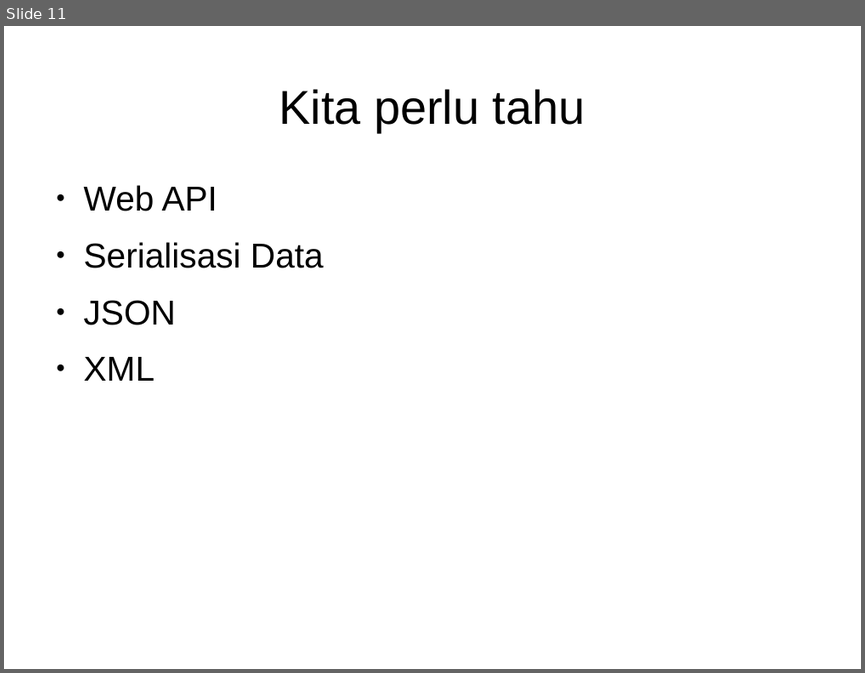
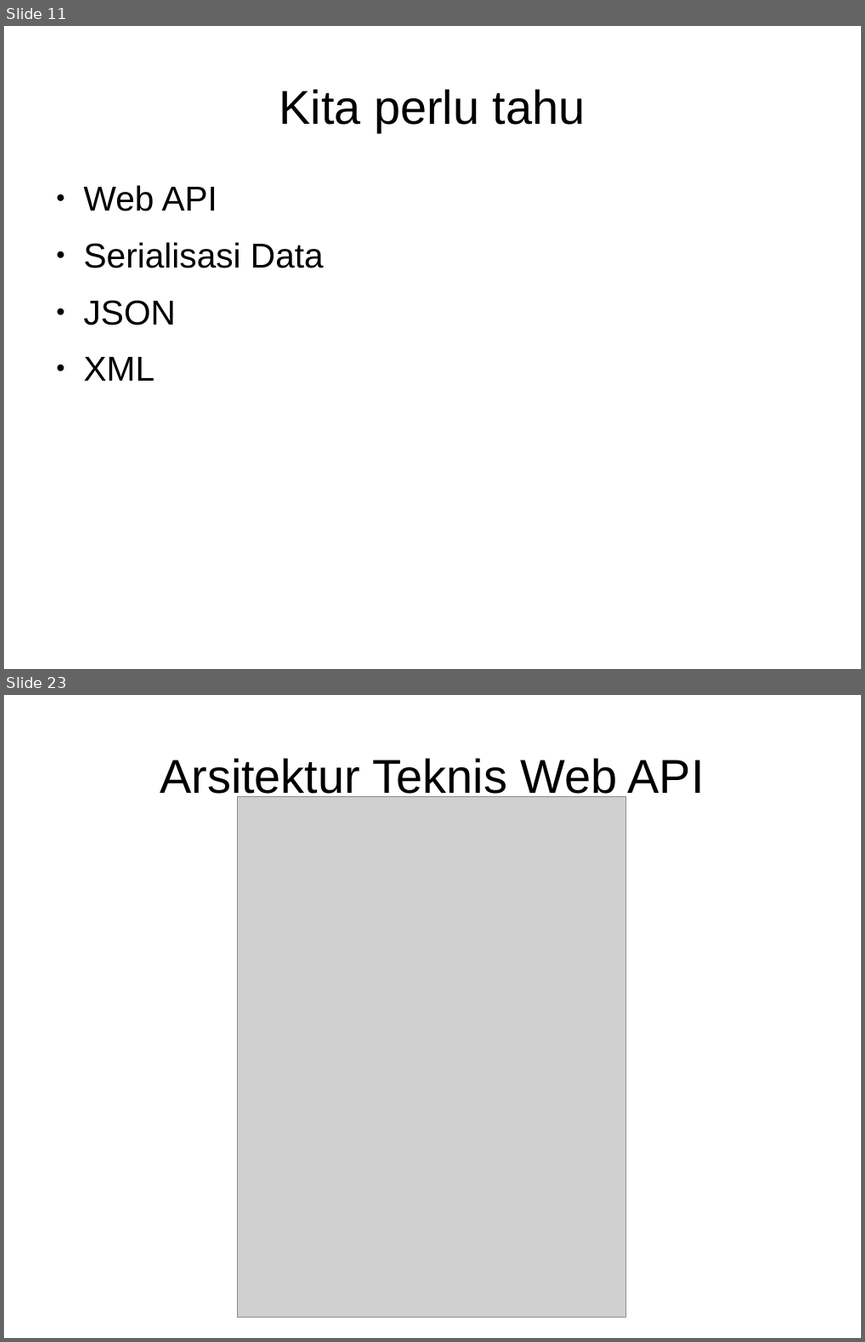
Before and after one commit to muhammadghazali/ghanoz-json-skripsi, a slide deck: slide-presentasi/presentasi-tugas-akhir.odp. Shown one above the other, each under a label of ours: slide 11 before the commit, slides 11 and 23 after it; the slides between them are not shown. The pictures are 865x673 and 865x1342 pixels, drawn with LibreOffice and Linux fonts; fonts in the diff are those of the drawing; grey boxes stand for pictures. Boxes give left, top, right and bottom in pixels: in the first picture for what was removed or moved away, otherwise in the second. Text is boxed around its words. In the diff, an @@ line names an element or a change of style, - is before the commit and + after.

```diff
--- a/slide-presentasi/presentasi-tugas-akhir.odp
+++ b/slide-presentasi/presentasi-tugas-akhir.odp
@@ slide 23 added at (x1=4, y1=695, x2=861, y2=1338), background #FFFFFF @@
@@ title added at (x1=160, y1=758, x2=704, y2=801), 44 pt, text #000000 @@
+Arsitektur Teknis Web API
@@ picture added at (x1=237, y1=797, x2=626, y2=1317) @@
```
Also in this commit, not shown: 30 other slides added, 26 other files.
